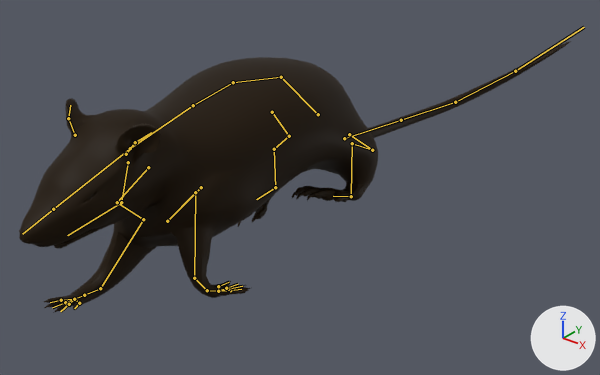
Renders of the Blender file rat/Rat2.0.blend from each side of a commit.
Rendered twice from a 50 mm camera at (50.6, -54.2, 42.5) aimed at (0.3, 8.7, 3.5). Arrows for +X, +Y and +Z are at lower right; the lights stay in place. Both versions are drawn at frame 5 of the action 'walk'; the numbers are the values there. The bones that bend it are drawn over the model as lines.

Objects in the first picture: 'RAT'.
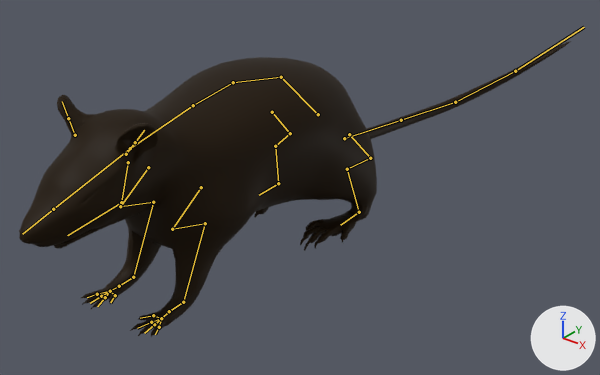
What the commit changed:
Bone 'Leg4.001.L' (bone_leg4_001_l) turns from (111, 4, 4) to (0, 0, 0) degrees about its own x, y and z.
Bone 'Leg5.001.L' (bone_leg5_001_l) turns from (26, 14, 36) to (0, 0, 0) degrees about its own x, y and z.
Bone 'Finger4.1.L' (bone_finger4_1_l) turns from (-11, 9, 3) to (0, 0, 0) degrees about its own x, y and z.
Bone 'Finger3.1.L' (bone_finger3_1_l) turns from (8, 0, 12) to (0, 0, 0) degrees about its own x, y and z.
Bone 'Finger2.1.L' (bone_finger2_1_l) turns from (-11, -6, -7) to (0, 0, 0) degrees about its own x, y and z.
Bone 'Finger1.1.L' (bone_finger1_1_l) turns from (-19, 2, 5) to (0, 0, 0) degrees about its own x, y and z.
Bone 'ear.L.002' (bone_ear_l_002) turns from (-32, -20, 18) to (0, 0, 0) degrees about its own x, y and z.
Bone 'ear.R.002' (bone_ear_r_002) turns from (-37, 22, -21) to (0, 0, 0) degrees about its own x, y and z.
Bone 'Leg4.001.R' (bone_leg4_001_r) turns from (14, 0, 0) to (0, 0, 0) degrees about its own x, y and z.
Bone 'Leg4.L' (bone_leg4_l) turns from (3, 0, -1) to (0, 0, 0) degrees about its own x, y and z.
Bone 'Leg4.R' (bone_leg4_r) turns from (3, 0, 0) to (0, 0, 0) degrees about its own x, y and z.
Bone 'LegController.L' (bone_legcontroller_l) moves from (1.6, 0.0, 2.5) to (0.0, 0.0, 0.0).
Bone 'Leg controller.F.L' (bone_leg_controller_f_l) moves from (0.3, 2.0, 3.5) to (0.0, 0.0, 0.0).
Bone 'LegController.R' (bone_legcontroller_r) moves from (-0.5, 0.0, -0.3) to (0.0, 0.0, 0.0).
Bone 'Leg controller.F.R' (bone_leg_controller_f_r) moves from (-3.8, 0.0, 0.7) to (0.0, 0.0, 0.0).

Changed parts and their boxes (x1, y1, x2, y2) in the pictures (600 x 375 px):
'RAT', posed (9% taller)
    before: (19, 41, 571, 313)
    after: (19, 41, 571, 337)
bone 'Leg4.001.L', root to tip
    before: (194, 278) to (207, 290)
    after: (183, 302) to (169, 311)
bone 'Leg5.001.L', root to tip
    before: (207, 290) to (218, 291)
    after: (169, 311) to (161, 318)
bone 'Finger4.1.L', root to tip
    before: (218, 291) to (230, 290)
    after: (161, 318) to (159, 327)
bone 'Finger3.1.L', root to tip
    before: (218, 291) to (228, 289)
    after: (161, 318) to (154, 324)
bone 'Finger2.1.L', root to tip
    before: (218, 291) to (226, 288)
    after: (161, 318) to (151, 322)
bone 'Finger1.1.L', root to tip
    before: (218, 291) to (218, 286)
    after: (161, 318) to (153, 315)
bone 'ear.L.002', root to tip
    before: (135, 142) to (151, 132)
    after: (135, 142) to (144, 130)
bone 'ear.R.002', root to tip
    before: (68, 118) to (70, 105)
    after: (68, 118) to (62, 101)
bone 'Leg4.001.R', root to tip
    before: (100, 288) to (84, 295)
    after: (133, 277) to (119, 286)
bone 'Leg4.L', root to tip
    before: (351, 196) to (333, 196)
    after: (359, 212) to (340, 225)
bone 'Leg4.R', root to tip
    before: (275, 187) to (256, 199)
    after: (278, 183) to (259, 195)
